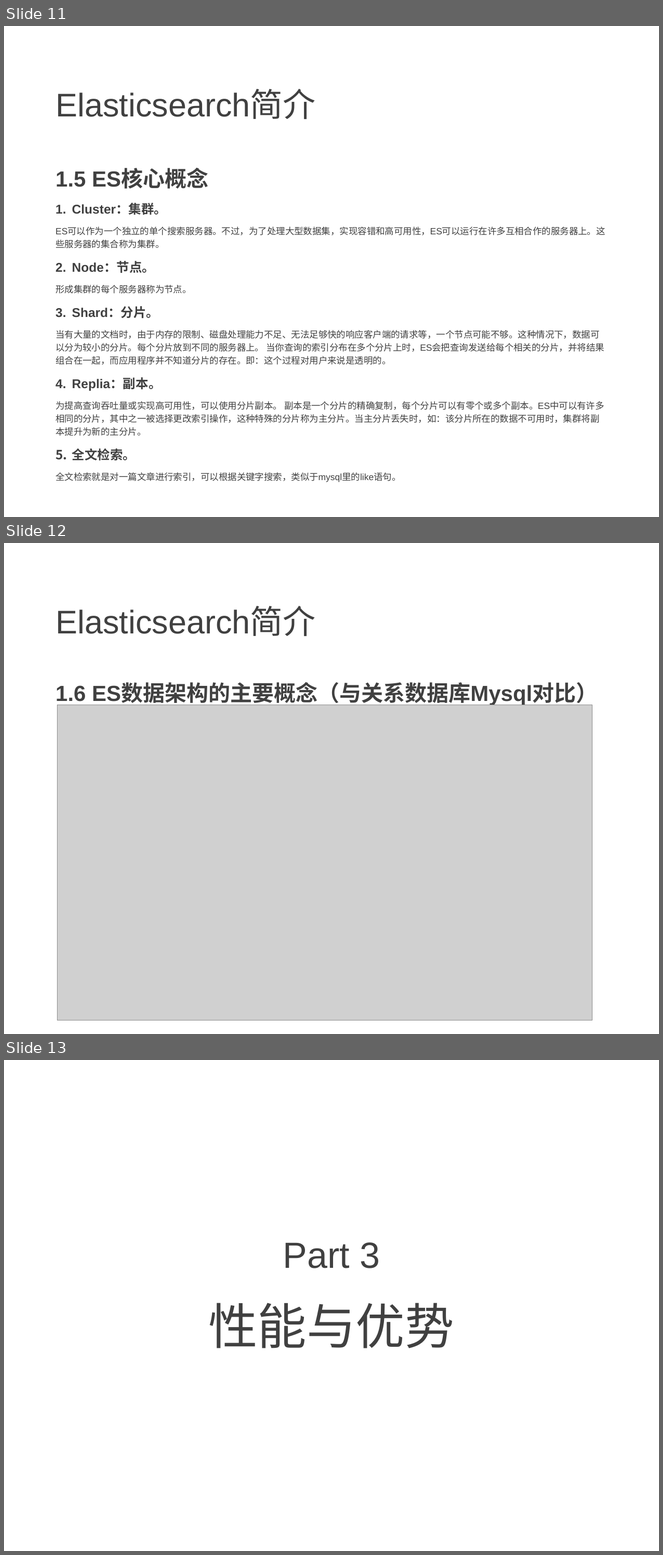
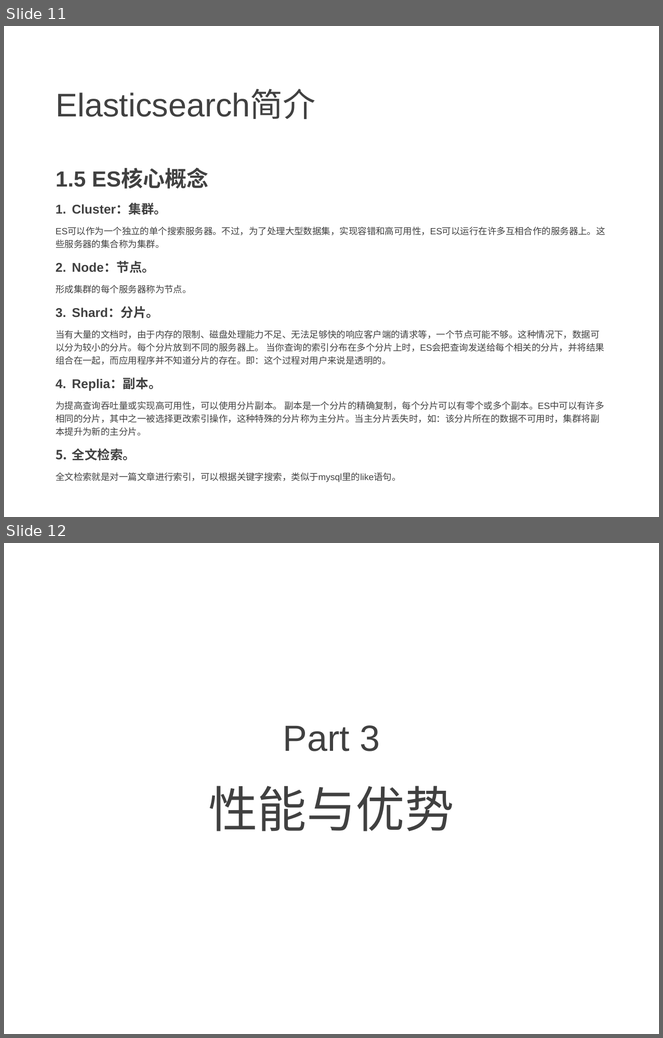
Before and after one commit to NewGr8Player/My-PPT, a slide deck: Elasticsearch/01.Elasticsearch简介与学习路线.pptx. Shown one above the other, each under a label of ours: slides 11, 12 and 13 before the commit, slides 11 and 12 after it. The pictures are 663x1555 and 663x1038 pixels, drawn with LibreOffice and Linux fonts; fonts in the diff are those of the drawing; grey boxes stand for pictures. Boxes give left, top, right and bottom in pixels: in the first picture for what was removed or moved away, otherwise in the second. Text is boxed around its words. In the diff, an @@ line names an element or a change of style, - is before the commit and + after.

```diff
--- a/Elasticsearch/01.Elasticsearch简介与学习路线.pptx
+++ b/Elasticsearch/01.Elasticsearch简介与学习路线.pptx
@@ slide 12 removed at box(4, 543, 659, 1034), background #FFFFFF @@
@@ title removed at box(55, 607, 316, 636) @@
-Elasticsearch简介
@@ text removed at box(55, 684, 598, 706) @@
-1.6 ES数据架构的主要概念（与关系数据库Mysql对比）
@@ picture removed at box(57, 705, 592, 1021) @@
@@ what was slide 13 is now slide 12 @@
```
Also in this commit, not shown: 1 other file.
